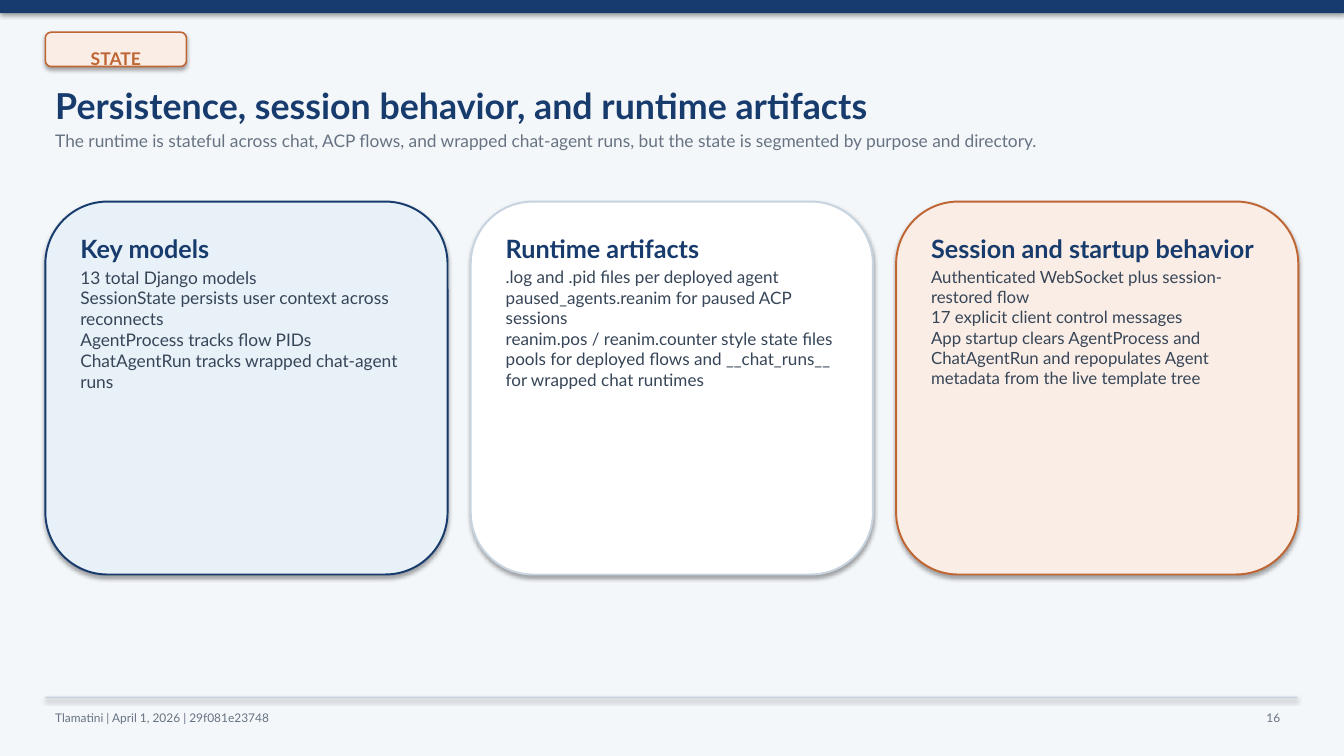
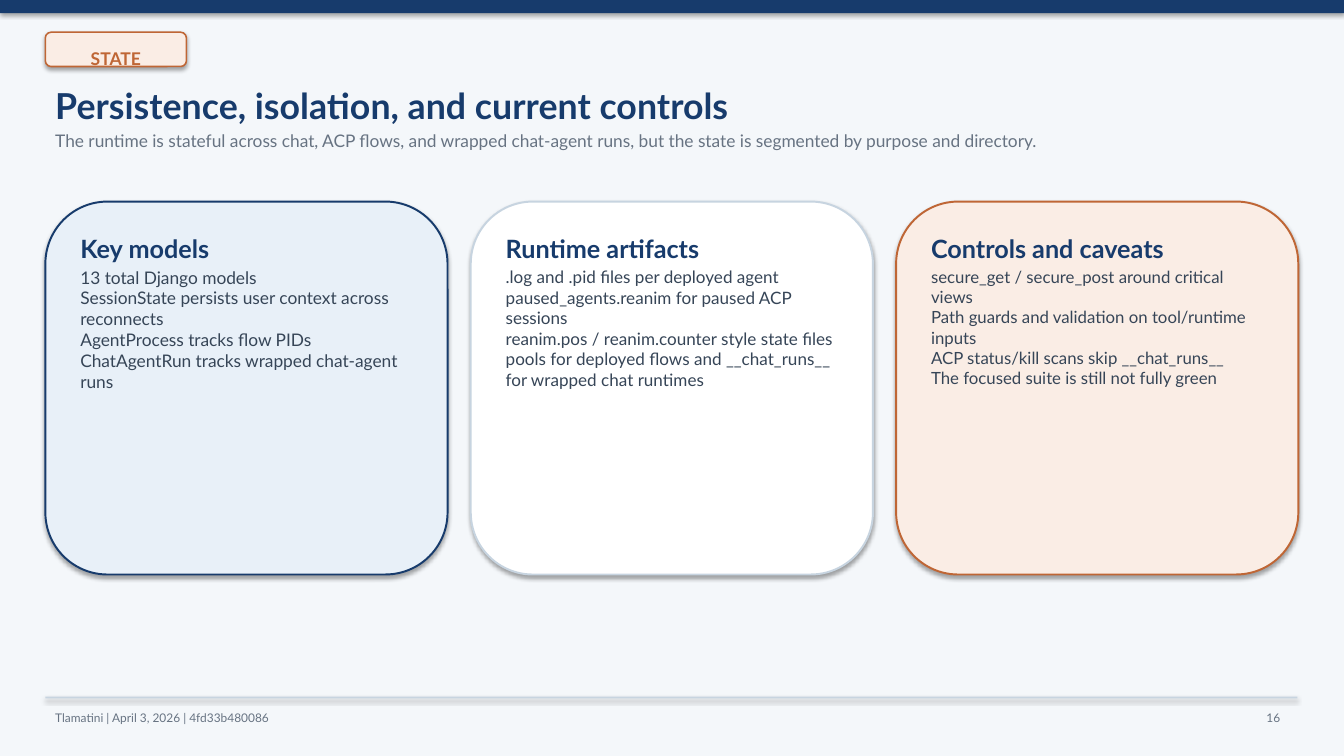
Before and after one commit to XAIHT/Tlamatini, a slide deck: slide 16 of Tlamatini_eXtended_Artificial_Intelligence_Humanly_Tempered.pptx. Drawn at 1344x756 pixels with LibreOffice and Linux fonts; fonts in the diff are those of the drawing. Boxes give left, top, right and bottom in pixels: in the first picture for what was removed or moved away, otherwise in the second. Text is boxed around its words. In the diff, an @@ line names an element or a change of style, - is before the commit and + after.

Commit message:
Updating README.md, Summary PDF, and PPT of Tlamatini, by angelahack1

```diff
--- a/Tlamatini_eXtended_Artificial_Intelligence_Humanly_Tempered.pptx
+++ b/Tlamatini_eXtended_Artificial_Intelligence_Humanly_Tempered.pptx
@@ text at [55,92,729,124]: text changed @@
-Persistence, session behavior, and runtime artifacts
+Persistence, isolation, and current controls
@@ text in rounded rectangle at [931,239,1246,387]: text changed @@
-Session and startup behavior
-Authenticated WebSocket plus session-restored flow
-17 explicit client control messages
-App startup clears AgentProcess and ChatAgentRun and repopulates Agent metadata from the live template tree
+Controls and caveats
+secure_get / secure_post around critical views
+Path guards and validation on tool/runtime inputs
+ACP status/kill scans skip __chat_runs__
+The focused suite is still not fully green
@@ text at [55,713,269,724]: text changed @@
-Tlamatini | April 1, 2026 | 29f081e23748
+Tlamatini | April 3, 2026 | 4fd33b480086
```
Also in this commit, not shown: 16 other slides changed, 4 slides added, 4 slides removed, 2 other files.
